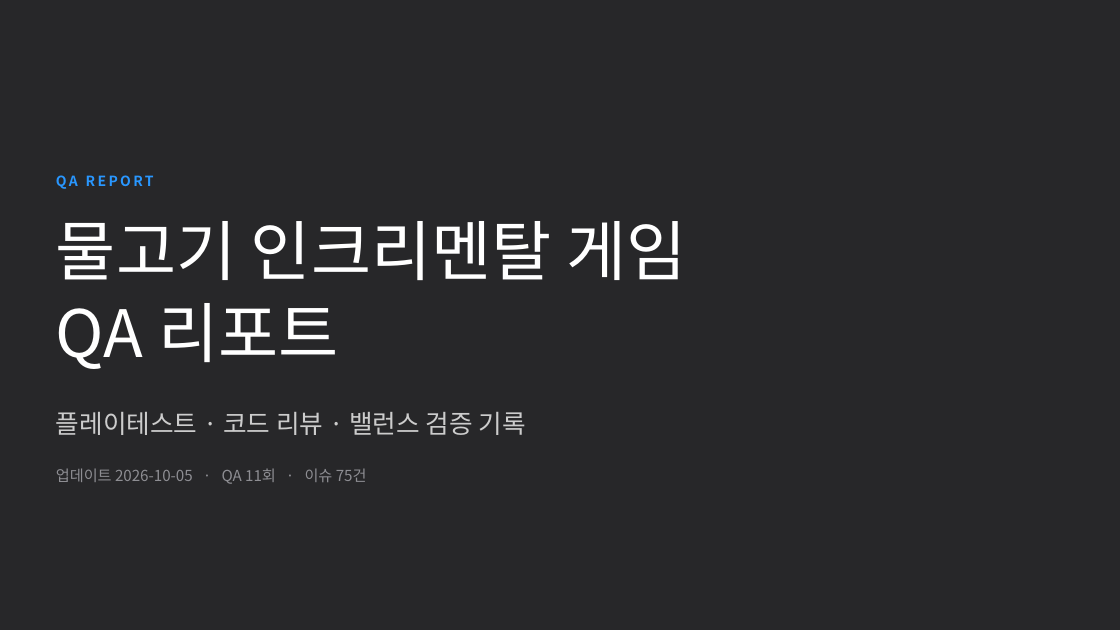
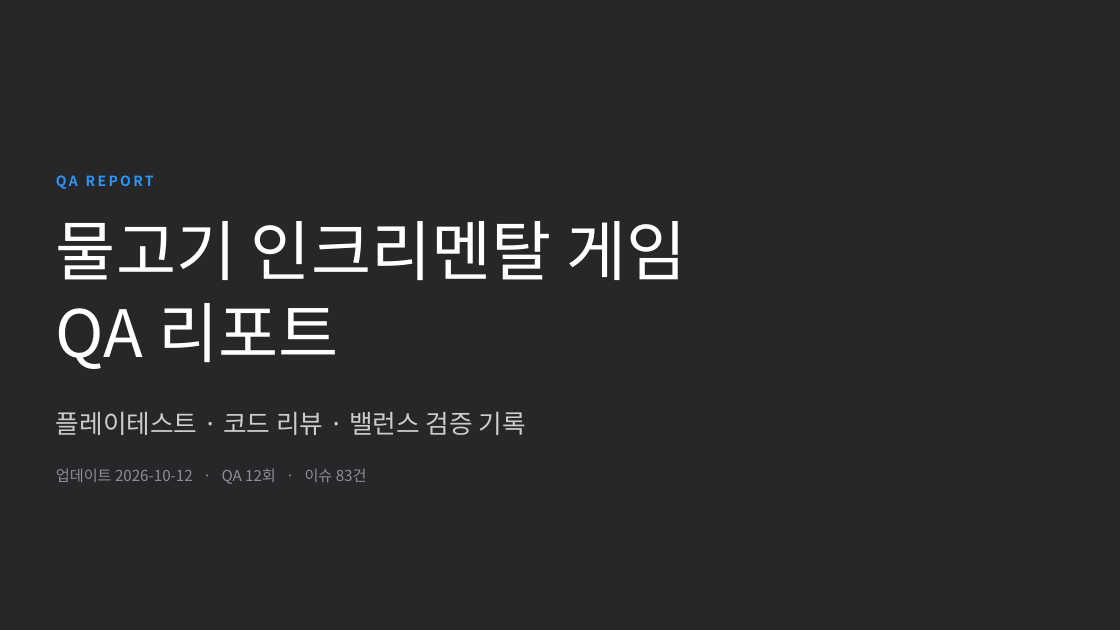
Before and after one commit to BSH0401/fishing, a slide deck: slide 1 of Docs/QA/물고기게임_QA리포트.pptx. Drawn at 1120x630 pixels with LibreOffice and Linux fonts; fonts in the diff are those of the drawing. Boxes give left, top, right and bottom in pixels: in the first picture for what was removed or moved away, otherwise in the second. Text is boxed around its words. In the diff, an @@ line names an element or a change of style, - is before the commit and + after.

Commit message:
QA R12: 시간 보상 1/10 · 구역 내 스폰 · 부스터/청소기 너프 · 카메라 중심 고정 · 시야→재화/이속 칸 교체
화면 흔들림이 프레임레이트에 따라 커지던 문제 수정

밸런스 시트(구글 시트) ↔ 게임 데이터 자동 동기화

- Editor/BalanceSheetSync: 시트 4개 탭(플레이어/스킬/물고기/구역)을 5초마다 CSV로 받아
  GameDatabase·SkillNode·FishSpecies·ZoneData에 바뀐 값만 반영 (FishGame ▸ 7. 밸런스 시트)
- 받은 시트 값을 Library에 보관해 두고 콘텐츠 에셋 생성 후 다시 적용
- 스킬 가격 깊이 배율·초반 액티브 가격 배수를 GameDatabase 필드로 옮김 (시트에서 조절 가능)

스폰/디스폰을 플레이어 기준으로 변경

- 개체 수 한도를 구역 전체가 아니라 플레이어 주변(디스폰 범위 안) 물고기 수로 판단
- 주변이 절반 아래로 줄면 최대 spawnBurstMax마리씩 몰아서 스폰 (구역 이동·대쉬 직후 빈 화면 방지)
- 판 시작 시 화면 안에도 채워서 첫 몇 초 빈 화면 제거
- 스폰 범위·디스폰 범위·몰아서 채우기 수를 GameDatabase로 이동 (밸런스 시트에서 조절)
  · 씬 값(2.8)이 코드 기본값(2.2)을 덮어쓰던 문제 해결

```diff
--- a/Docs/QA/물고기게임_QA리포트.pptx
+++ b/Docs/QA/물고기게임_QA리포트.pptx
@@ text at <box>56,468,367,484</box>: text changed @@
-업데이트 2026-10-05 · QA 11회 · 이슈 75건
+업데이트 2026-10-12 · QA 12회 · 이슈 83건
```
Also in this commit, not shown: 31 other slides changed, 3 slides added, 37 other files.
